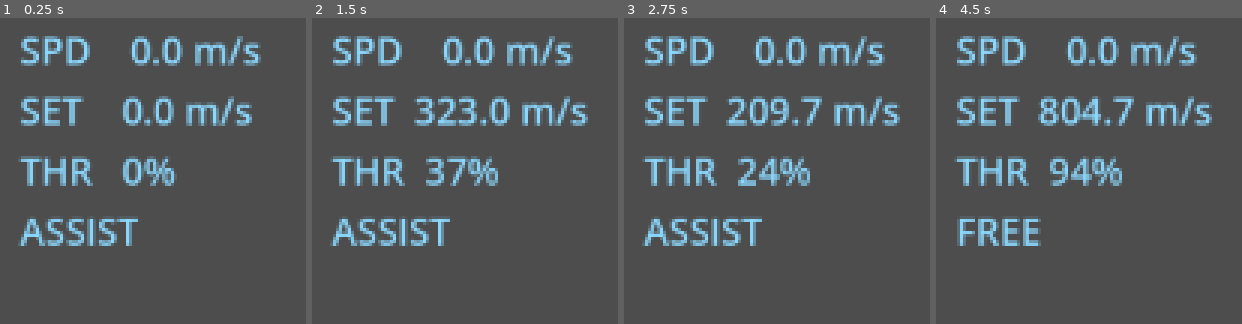
Above: before the commit, frames 1-4 (left to right).
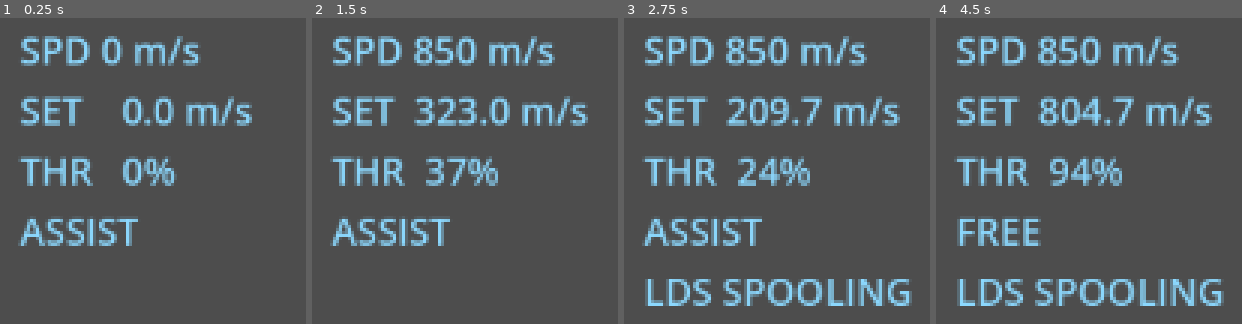
Above: after the commit, the same moments.

Repository: jleclanche/iw2-remaster
Game: Godot game, scene res://scenes/main.tscn
The game is run twice, just before and just after one commit, with the same random seed, the same clock (stepped at 60 frames per second) and the same inputs.
Inputs (mouse positions are in pixels of both pictures, inside the frame that each line leads up to):
- Up to frame 1 (0.25 s): no input
- Up to frame 2 (1.5 s): tap Enter at 0.5 s; move the mouse to (outside the picture) at 0.52 s; hold W (throttle_up) from 0.53 s (still down); tap T at 0.6 s; tap L at 0.8, 1.35 s; tap Space at 1.25 s; move the mouse to (outside the picture) at 1.27 s
- Up to frame 3 (2.75 s): keep holding W (throttle_up); tap T at 1.55 s; tap Enter at 2 s; move the mouse to (outside the picture) at 2.02 s; tap X (throttle_zero) at 2.1 s; tap L at 2.3 s
- Up to frame 4 (4.5 s): keep holding W (throttle_up); tap Space at 2.75, 4.25 s; move the mouse to (outside the picture) at 2.77 s; tap Tab (toggle_assist) at 2.85 s; tap T at 3.05, 3.6 s; tap Enter at 3.5 s; move the mouse to (outside the picture) at 3.52 s; tap L at 3.8, 4.35 s; move the mouse to (outside the picture) at 4.27 s

The runs differ from the first frame. In frame 1, 2.9% of the frame differs, in the area x 33-86%, y 5-16%; in frame 2, 3.3%; in frame 3, 7.7%, in the area x 6-95%, y 5-95%; in frame 4, 7.7%.
Error before the commit: Trying to assign value of type 'Nil' to a variable of type 'Dictionary'. (res://scripts/main.gd:97)
Error after the commit: Trying to assign value of type 'Nil' to a variable of type 'Dictionary'. (res://scripts/main.gd:110)

Commit message:
LDS travel across full system (real drive constants), streaming 64-bit world, targeting HUD, mechanics docs

Diff:
--- a/game/scripts/main.gd
+++ b/game/scripts/main.gd
@@ -1,37 +1,54 @@
 extends Node3D
-# Prototype: fly the tug around the Hoffer's Gap station cluster in
-# Hoffer's Wake, built from the decoded .map data and assembled avatars.
+# Hoffer's Wake, navigable end to end.
 #
-# JSON doubles are 64-bit in GDScript; we subtract the anchor position
-# before building Vector3s so single-precision rendering stays accurate.
-# A floating origin keeps coordinates small while flying.
-
-const DATA := "res://../data"
-const ANCHOR_NAME := "Alexander L-Point"
-const LOCAL_RADIUS := 2.0e5  # include map objects within 200 km of anchor
+# World model: every map object keeps its position in the SYSTEM frame as
+# 64-bit floats (GDScript floats are doubles; Vector3 is single precision).
+# The player ship is glued to the scene origin: each frame its local motion
+# is folded into the 64-bit system position and the node snapped back to
+# zero, so nearby geometry always renders in high precision. Objects within
+# streaming range are instantiated at (object - player).
+#
+# LDS uses the real drive constants (player Class 1: 3e10 m/s max, ramp
+# factor 5/s, 3 s spool). LDSI: proximity to any map object forces dropout.
+
+const DATA_SYSTEM := "data/json/systems/hoffers_wake.json"
+const START_NAME := "Alexander L-Point"
+const STREAM_IN := 4.0e5
+const STREAM_OUT := 5.0e5
+const LDSI_RADIUS := 2.5e4  # stations inhibit LDS within 25 km
+
+const LDS_MAX := 3.0e10
+const LDS_RAMP := 5.0
+const LDS_SPOOL := 3.0
+const LDS_BASE := 2000.0
+
+const STATION_AVATARS := [
+	"avatars/haven_station/setup.gltf",
+	"avatars/policestation/setup.gltf",
+	"avatars/lor_platform/setup.gltf",
+]
 
 var ship: ShipFlight
 var cam: Camera3D
 var hud: Label
+var bracket: Control
 var demo := false
 var demo_t := 0.0
-var mouse_captured := true
-var origin_shift_x := 0.0  # accumulated 64-bit floating-origin offset
-var origin_shift_y := 0.0
-var origin_shift_z := 0.0
-
-# station avatars to cycle through for map objects (type mapping TBD)
-const STATION_AVATARS := [
-	"avatars/haven_station/setup.gltf",
-	"avatars/modularstations/setup_habitat.gltf",
-	"avatars/modularstations/setup_trade.gltf",
-	"avatars/lor_platform/setup.gltf",
-]
+var demo_phase := 0
+
+var px := 0.0
+var py := 0.0
+var pz := 0.0
+var objects: Array = []  # {name, kind, x, y, z, node}
+var target_idx := -1
+var lds_state := 0  # 0 off, 1 spooling, 2 running
+var lds_timer := 0.0
+var lds_speed := 0.0
 
 func _ready() -> void:
 	demo = "--demo" in OS.get_cmdline_user_args()
 	_build_environment()
-	_build_system()
+	_load_system()
 	_spawn_player()
 	_build_hud()
 	if not demo:
@@ -42,10 +59,7 @@
 
 func _load_json(rel: String) -> Variant:
 	var f := FileAccess.open(_base().path_join(rel), FileAccess.READ)
-	if f == null:
-		push_error("missing " + rel)
-		return null
-	return JSON.parse_string(f.get_as_text())
+	return null if f == null else JSON.parse_string(f.get_as_text())
 
 func _load_gltf(rel: String) -> Node3D:
 	var doc := GLTFDocument.new()
@@ -69,7 +83,6 @@
 	e.ambient_light_color = Color(0.12, 0.13, 0.17)
 	e.ambient_light_energy = 0.7
 	e.glow_enabled = true
-	e.glow_bloom = 0.1
 	env.environment = e
 	add_child(env)
 
@@ -93,38 +106,26 @@
 	m.shader = sh
 	return m
 
-func _build_system() -> void:
-	var sys: Dictionary = _load_json("data/json/systems/hoffers_wake.json")
-	if sys == null:
-		return
-	var objects: Array = sys["objects"]
-	var anchor: Dictionary = {}
-	for o in objects:
-		if o["name"] == ANCHOR_NAME:
-			anchor = o
-			break
-	if anchor.is_empty():
-		anchor = objects[0]
-	var ax: float = anchor["pos"][0]
-	var ay: float = anchor["pos"][1]
-	var az: float = anchor["pos"][2]
+func _load_system() -> void:
+	var sys: Dictionary = _load_json(DATA_SYSTEM)
+	var start := Vector3.ZERO
 	var i := 0
-	for o in objects:
-		var dx: float = o["pos"][0] - ax
-		var dy: float = o["pos"][1] - ay
-		var dz: float = o["pos"][2] - az
-		var d2 := dx * dx + dy * dy + dz * dz
-		if d2 > LOCAL_RADIUS * LOCAL_RADIUS or o["kind"] != 1:
-			continue
-		var model := _load_gltf("data/avatars/" + STATION_AVATARS[i % STATION_AVATARS.size()])
+	for o in sys["objects"]:
+		if o["index"] <= 1:
+			continue  # system root + primary star
+		var rec := {
+			"name": str(o["name"]), "kind": int(o["kind"]),
+			"x": float(o["pos"][0]), "y": float(o["pos"][1]),
+			"z": -float(o["pos"][2]),  # LW->glTF handedness
+			"node": null, "avatar": STATION_AVATARS[i % STATION_AVATARS.size()],
+		}
+		objects.append(rec)
 		i += 1
-		if model == null:
-			continue
-		# LW +Z forward was flipped to glTF -Z; map coords flip z the same way
-		model.position = Vector3(dx, dy, -dz)
-		model.name = str(o["name"])
-		add_child(model)
-	print("placed ", i, " stations near ", anchor["name"])
+		if rec["name"] == START_NAME:
+			px = rec["x"] + 2500.0
+			py = rec["y"] + 300.0
+			pz = rec["z"] + 3000.0
+	print("system objects: ", objects.size())
 
 func _spawn_player() -> void:
 	ship = ShipFlight.new()
@@ -134,14 +135,10 @@
 		if rec.get("path", "") == "sims/ships/player/tug.ini":
 			ship.load_stats(rec["properties"])
 			break
-	var model := _load_gltf("data/avatars/avatars/tug_hull/setup_prefitted.gltf")
-	ship.add_child(model)
-	ship.position = Vector3(400, 120, 2500)
-	ship.look_at_from_position(ship.position, Vector3.ZERO, Vector3.UP)
+	ship.add_child(_load_gltf("data/avatars/avatars/tug_hull/setup_prefitted.gltf"))
 	add_child(ship)
-
 	cam = Camera3D.new()
-	cam.far = 4.0e5
+	cam.far = 6.0e5
 	cam.fov = 70
 	add_child(cam)
 	cam.make_current()
@@ -153,28 +150,90 @@
 	hud.add_theme_color_override("font_color", Color(0.55, 0.85, 1.0))
 	hud.add_theme_font_size_override("font_size", 18)
 	cl.add_child(hud)
+	bracket = TargetBracket.new()
+	bracket.main = self
+	bracket.set_anchors_preset(Control.PRESET_FULL_RECT)
+	cl.add_child(bracket)
 	add_child(cl)
 
+class TargetBracket extends Control:
+	var main: Node3D
+	func _process(_d: float) -> void:
+		queue_redraw()
+	func _draw() -> void:
+		if main.target_idx < 0:
+			return
+		var t: Dictionary = main.objects[main.target_idx]
+		var world := Vector3(t["x"] - main.px, t["y"] - main.py, t["z"] - main.pz)
+		var c: Camera3D = main.cam
+		if c.is_position_behind(world):
+			return
+		var p := c.unproject_position(world)
+		var col := Color(0.5, 0.9, 1.0, 0.9)
+		var s := 18.0
+		for off in [Vector2(-s, -s), Vector2(s - 8, -s), Vector2(-s, s - 2), Vector2(s - 8, s - 2)]:
+			draw_rect(Rect2(p + off, Vector2(8, 2)), col)
+			draw_rect(Rect2(p + off, Vector2(2, 8)), col)
+
 func _unhandled_input(event: InputEvent) -> void:
-	if event is InputEventMouseMotion and mouse_captured and not demo:
+	if event is InputEventMouseMotion and not demo:
 		ship.input_rotate.y = clampf(ship.input_rotate.y - event.relative.x * 0.003, -1, 1)
 		ship.input_rotate.x = clampf(ship.input_rotate.x - event.relative.y * 0.003, -1, 1)
+	if event is InputEventKey and event.pressed and not event.echo:
+		match event.physical_keycode:
+			KEY_T:
+				_cycle_target()
+			KEY_L:
+				_toggle_lds()
 	if event.is_action_pressed("ui_cancel"):
 		get_tree().quit()
+
+func _cycle_target() -> void:
+	target_idx = (target_idx + 1) % objects.size()
+
+func _target_distance() -> float:
+	if target_idx < 0:
+		return INF
+	var t: Dictionary = objects[target_idx]
+	var dx: float = t["x"] - px
+	var dy: float = t["y"] - py
+	var dz: float = t["z"] - pz
+	return sqrt(dx * dx + dy * dy + dz * dz)
+
+func _nearest_distance() -> float:
+	var best := INF
+	for o in objects:
+		var dx: float = o["x"] - px
+		var dy: float = o["y"] - py
+		var dz: float = o["z"] - pz
+		best = minf(best, dx * dx + dy * dy + dz * dz)
+	return sqrt(best)
+
+func _toggle_lds() -> void:
+	if lds_state != 0:
+		lds_state = 0
+		ship.velocity = -ship.global_transform.basis.z * ship.max_speed.z
+	elif _nearest_distance() > LDSI_RADIUS * 0.5:
+		lds_state = 1
+		lds_timer = 0.0
+		lds_speed = LDS_BASE
 
 func _physics_process(delta: float) -> void:
 	if demo:
 		_demo_control(delta)
 	else:
 		_player_control(delta)
+	if lds_state > 0:
+		_lds_process(delta)
+	_fold_motion()
+	_stream_objects()
 	_chase_camera(delta)
-	_floating_origin()
 	_update_hud()
 
-func _player_control(_delta: float) -> void:
+func _player_control(delta: float) -> void:
 	ship.throttle = clampf(ship.throttle
-		+ (0.4 if Input.is_action_pressed("throttle_up") else 0.0) * _delta
-		- (0.4 if Input.is_action_pressed("throttle_down") else 0.0) * _delta, 0.0, 1.0)
+		+ (0.4 if Input.is_action_pressed("throttle_up") else 0.0) * delta
+		- (0.4 if Input.is_action_pressed("throttle_down") else 0.0) * delta, 0.0, 1.0)
 	if Input.is_action_just_pressed("throttle_zero"):
 		ship.throttle = 0.0
 	if Input.is_action_just_pressed("toggle_assist"):
@@ -182,47 +241,142 @@
 	ship.input_thrust.x = Input.get_axis("thrust_left", "thrust_right")
 	ship.input_thrust.y = Input.get_axis("thrust_down", "thrust_up")
 	ship.input_rotate.z = Input.get_axis("roll_right", "roll_left")
-	# mouse steering decays toward center for IW2-like handling
-	ship.input_rotate.x = move_toward(ship.input_rotate.x, 0.0, _delta * 1.5)
-	ship.input_rotate.y = move_toward(ship.input_rotate.y, 0.0, _delta * 1.5)
-
-func _demo_control(delta: float) -> void:
-	demo_t += delta
-	if demo_t < 6.0:
-		ship.throttle = 1.0
-	elif demo_t < 9.0:
-		ship.input_rotate.y = 0.6
-	elif demo_t < 12.0:
-		ship.input_rotate.y = 0.0
-	else:
-		print("DEMO speed=", ship.speed(), " fwd=", ship.forward_speed(),
-			" pos=", ship.global_position)
-		var img := get_viewport().get_texture().get_image()
-		img.save_png(_base().path_join("data/screenshots/demo.png"))
-		get_tree().quit()
-	if int(demo_t * 2.0) != int((demo_t - delta) * 2.0):
-		print("t=%.1f throttle=%.2f speed=%.1f" % [demo_t, ship.throttle, ship.speed()])
+	ship.input_rotate.x = move_toward(ship.input_rotate.x, 0.0, delta * 1.5)
+	ship.input_rotate.y = move_toward(ship.input_rotate.y, 0.0, delta * 1.5)
+
+func _lds_process(delta: float) -> void:
+	if lds_state == 1:
+		lds_timer += delta
+		if lds_timer >= LDS_SPOOL:
+			lds_state = 2
+		return
+	# exponential ramp, capped; brake to converge on the target's LDSI edge
+	lds_speed = minf(lds_speed * pow(LDS_RAMP, delta), LDS_MAX)
+	var near := _nearest_distance()
+	var tdist := _target_distance()
+	if (tdist < lds_speed * 1.5 and tdist < INF) or near < LDSI_RADIUS:
+		lds_speed = maxf(tdist * 1.5, LDS_BASE)
+	lds_speed = minf(lds_speed, LDS_MAX)
+	ship.velocity = -ship.global_transform.basis.z * lds_speed
+	if near < LDSI_RADIUS or (tdist < 4.0e4 and lds_speed <= LDS_BASE * 2.0):
+		lds_state = 0
+		ship.velocity = ship.velocity.normalized() * ship.max_speed.z
+
+func _fold_motion() -> void:
+	var p := ship.global_position
+	px += p.x
+	py += p.y
+	pz += p.z
+	ship.global_position = Vector3.ZERO
+	cam.global_position -= p
+
+func _stream_objects() -> void:
+	for o in objects:
+		var dx: float = o["x"] - px
+		var dy: float = o["y"] - py
+		var dz: float = o["z"] - pz
+		var d2 := dx * dx + dy * dy + dz * dz
+		if o["node"] == null and d2 < STREAM_IN * STREAM_IN and o["kind"] == 1:
+			var model := _load_gltf("data/avatars/" + o["avatar"])
+			if model == null:
+				continue
+			o["node"] = model
+			add_child(model)
+			print("stream in: ", o["name"])
+		elif o["node"] != null and d2 > STREAM_OUT * STREAM_OUT:
+			o["node"].queue_free()
+			o["node"] = null
+		if o["node"] != null:
+			o["node"].position = Vector3(dx, dy, dz)
 
 func _chase_camera(delta: float) -> void:
 	var target := ship.global_transform
 	var want := target.translated_local(Vector3(0, 14, 55))
-	cam.global_transform = cam.global_transform.interpolate_with(want, 1.0 - exp(-8.0 * delta))
-	cam.global_transform = cam.global_transform.looking_at(
-		target.origin + target.basis * Vector3(0, 6, -30), target.basis.y)
-
-func _floating_origin() -> void:
-	var p := ship.global_position
-	if p.length() < 20000.0:
+	if lds_state == 2:
+		cam.global_transform = want.looking_at(
+			target.origin + target.basis * Vector3(0, 6, -30), target.basis.y)
+	else:
+		cam.global_transform = cam.global_transform.interpolate_with(
+			want, 1.0 - exp(-8.0 * delta))
+		cam.global_transform = cam.global_transform.looking_at(
+			target.origin + target.basis * Vector3(0, 6, -30), target.basis.y)
+
+func _fmt_dist(d: float) -> String:
+	if d < 1e4:
+		return "%.0f m" % d
+	if d < 1e7:
+		return "%.1f km" % (d / 1e3)
+	if d < 1e10:
+		return "%.1f Mm" % (d / 1e6)
+	return "%.2f AU" % (d / 1.496e11)
+
+func _update_hud() -> void:
+	var lds_txt := ""
+	match lds_state:
+		1: lds_txt = "\nLDS SPOOLING"
+		2: lds_txt = "\nLDS %s/s" % _fmt_dist(lds_speed)
+	var tgt_txt := ""
+	if target_idx >= 0:
+		tgt_txt = "\nTGT %s  %s" % [objects[target_idx]["name"], _fmt_dist(_target_distance())]
+	hud.text = "SPD %s/s\nSET %6.1f m/s\nTHR %3d%%\n%s%s%s" % [
+		_fmt_dist(ship.velocity.length()), ship.throttle * ship.max_speed.z,
+		int(ship.throttle * 100), "ASSIST" if ship.assist else "FREE", lds_txt, tgt_txt]
+
+# --- scripted demo: clear the LDSI zone, LDS to another location, arrive ---
+func _demo_control(delta: float) -> void:
+	demo_t += delta
+	if demo_t > 400.0:
+		print("DEMO: TIMEOUT")
+		get_tree().quit(1)
 		return
-	origin_shift_x += p.x
-	origin_shift_y += p.y
-	origin_shift_z += p.z
-	for child in get_children():
-		if child is Node3D:
-			(child as Node3D).global_position -= p
-	cam.global_position -= p
-
-func _update_hud() -> void:
-	hud.text = "SPD %6.1f m/s\nSET %6.1f m/s\nTHR %3d%%\n%s" % [
-		ship.speed(), ship.throttle * ship.max_speed.z, int(ship.throttle * 100),
-		"ASSIST" if ship.assist else "FREE"]
+	match demo_phase:
+		0:
+			ship.throttle = 1.0
+			if _nearest_distance() > LDSI_RADIUS * 1.1:
+				# nearest station-kind object beyond 0.5 AU
+				var bestd := INF
+				for i in objects.size():
+					var o: Dictionary = objects[i]
+					var d := Vector3(o["x"] - px, o["y"] - py, o["z"] - pz).length()
+					if o["kind"] == 1 and d > 0.5 * 1.496e11 and d < bestd:
+						bestd = d
+						target_idx = i
+				print("DEMO: destination ", objects[target_idx]["name"], " at ",
+					_fmt_dist(bestd))
+				demo_phase = 1
+		1:
+			_face_target()
+			var t: Dictionary = objects[target_idx]
+			var dir := Vector3(t["x"] - px, t["y"] - py, t["z"] - pz).normalized()
+			if (-ship.global_transform.basis.z).angle_to(dir) < 0.05:
+				_toggle_lds()
+				print("DEMO: LDS engaged")
+				demo_phase = 2
+		2:
+			_face_target()
+			if lds_state == 0:
+				print("DEMO: arrived at ", objects[target_idx]["name"],
+					", dist=", _fmt_dist(_target_distance()), " t=%.1f" % demo_t)
+				demo_phase = 3
+				demo_t = 0.0
+		3:
+			ship.throttle = 0.3
+			if demo_t > 2.0:
+				var img := get_viewport().get_texture().get_image()
+				img.save_png(_base().path_join("data/screenshots/lds_demo.png"))
+				print("DEMO: screenshot saved")
+				get_tree().quit()
+	if int(demo_t) != int(demo_t - delta):
+		print("t=%.0f phase=%d spd=%s/s tgt=%s" % [demo_t, demo_phase,
+			_fmt_dist(ship.velocity.length()),
+			_fmt_dist(_target_distance()) if target_idx >= 0 else "-"])
+
+func _face_target() -> void:
+	if target_idx < 0:
+		return
+	var t: Dictionary = objects[target_idx]
+	var dir := Vector3(t["x"] - px, t["y"] - py, t["z"] - pz).normalized()
+	var fwd := -ship.global_transform.basis.z
+	var axis := fwd.cross(dir)
+	if axis.length() > 1e-6:
+		ship.global_rotate(axis.normalized(), minf(fwd.angle_to(dir), 0.03))
Not shown, added: docs/mechanics.md
Not shown, added: tools/iw2/extract_all.py
